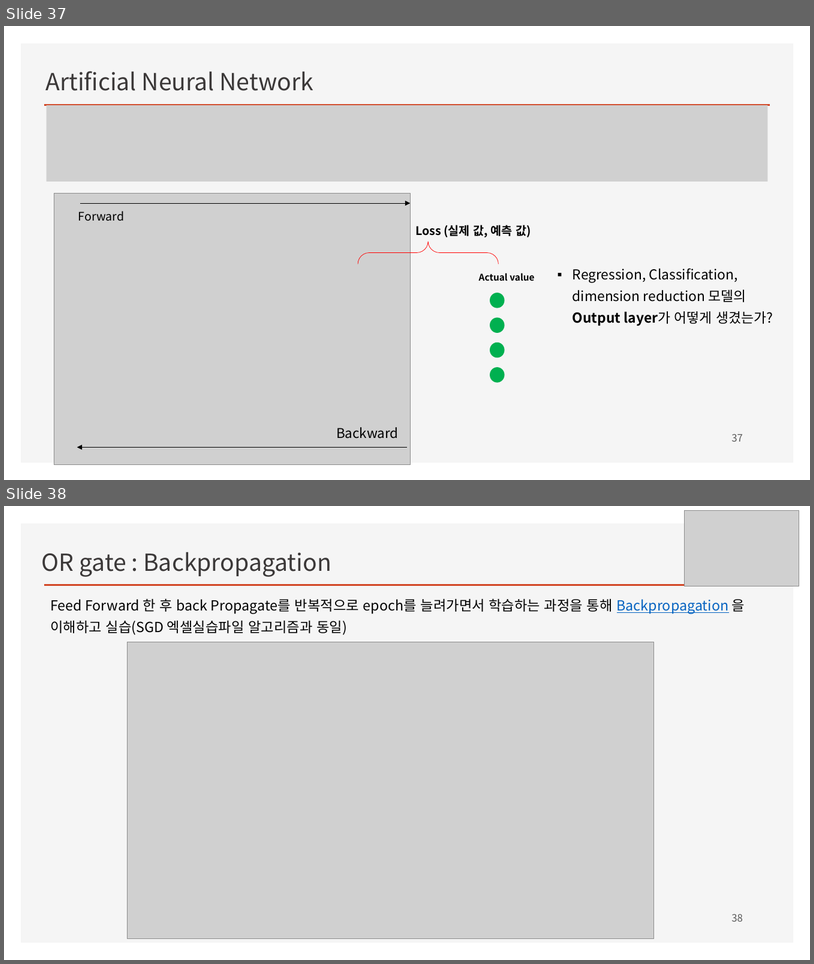
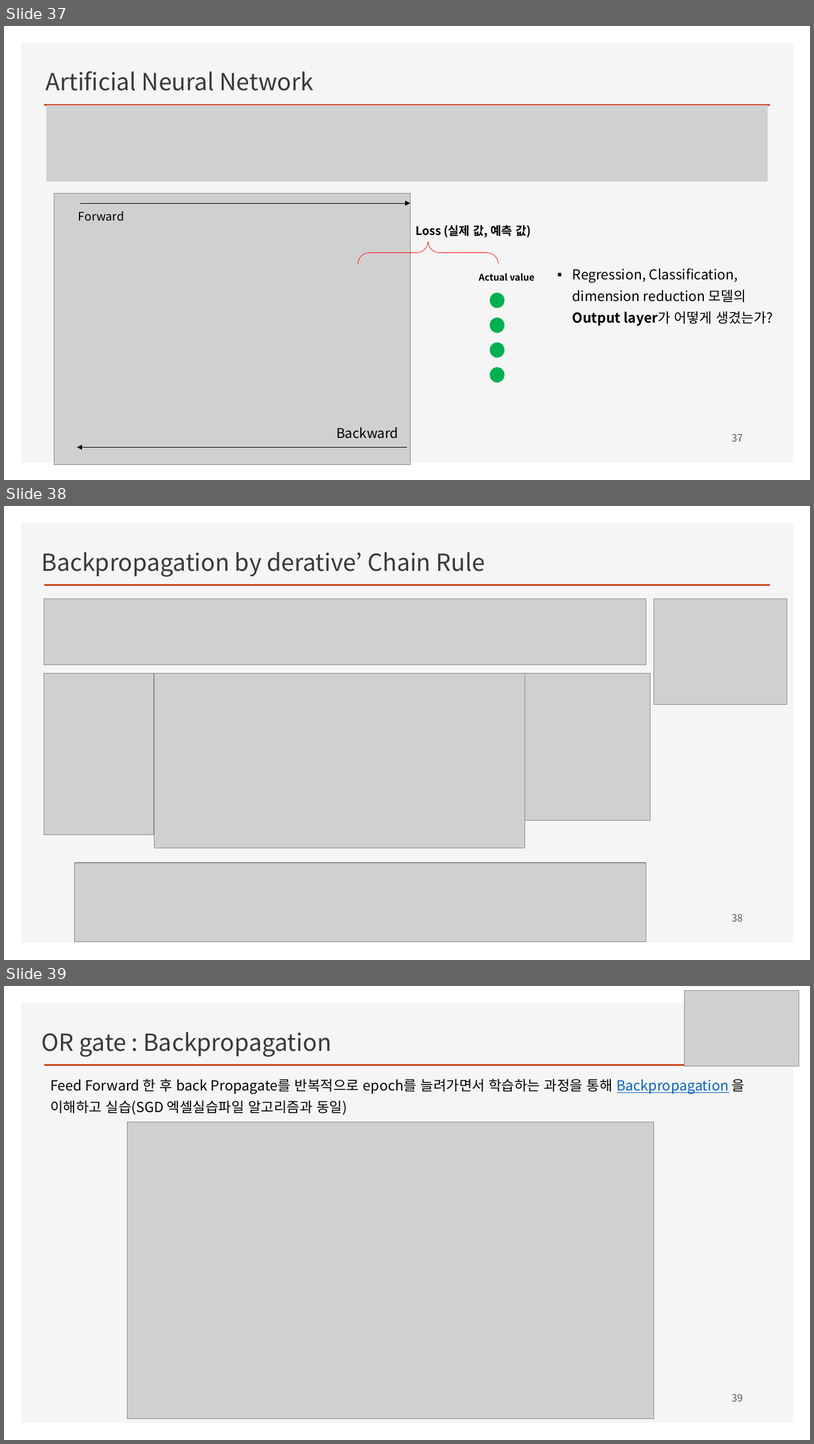
Before and after one commit to ancestor9/mathematics-for-machine-learning, a slide deck: Linear_Algebra/w4_Perceptron_Regression.pptx. Shown one above the other, each under a label of ours: slides 37 and 38 before the commit, slides 37, 38 and 39 after it. The pictures are 814x964 and 814x1444 pixels, drawn with LibreOffice and Linux fonts; fonts in the diff are those of the drawing; grey boxes stand for pictures; background and template pictures are left out. Boxes give left, top, right and bottom in pixels: in the first picture for what was removed or moved away, otherwise in the second. Text is boxed around its words. In the diff, an @@ line names an element or a change of style, - is before the commit and + after.

```diff
--- a/Linear_Algebra/w4_Perceptron_Regression.pptx
+++ b/Linear_Algebra/w4_Perceptron_Regression.pptx
@@ slide 38 added at box(4, 506, 810, 960), background #FFFFFF; not listed: 2 template elements that a slide beside it also shows @@
@@ text added at box(41, 552, 485, 577), 28 pt, text #3B3838 @@
+Backpropagation by derative’ Chain Rule
@@ picture added at box(44, 599, 647, 664) @@
@@ picture added at box(654, 599, 788, 705) @@
@@ picture added at box(44, 673, 154, 834) @@
@@ picture added at box(154, 673, 525, 848) @@
@@ picture added at box(525, 673, 651, 820) @@
@@ picture added at box(75, 862, 647, 942) @@
@@ page number added at box(732, 913, 743, 921), 12 pt, text #595959 @@
+38
@@ what was slide 38 is now slide 39 @@
```
